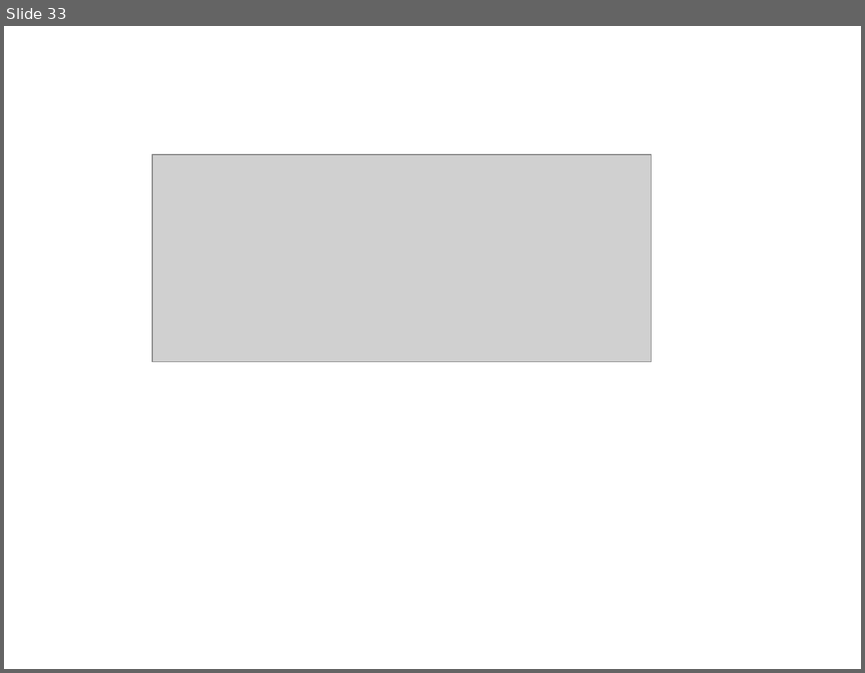
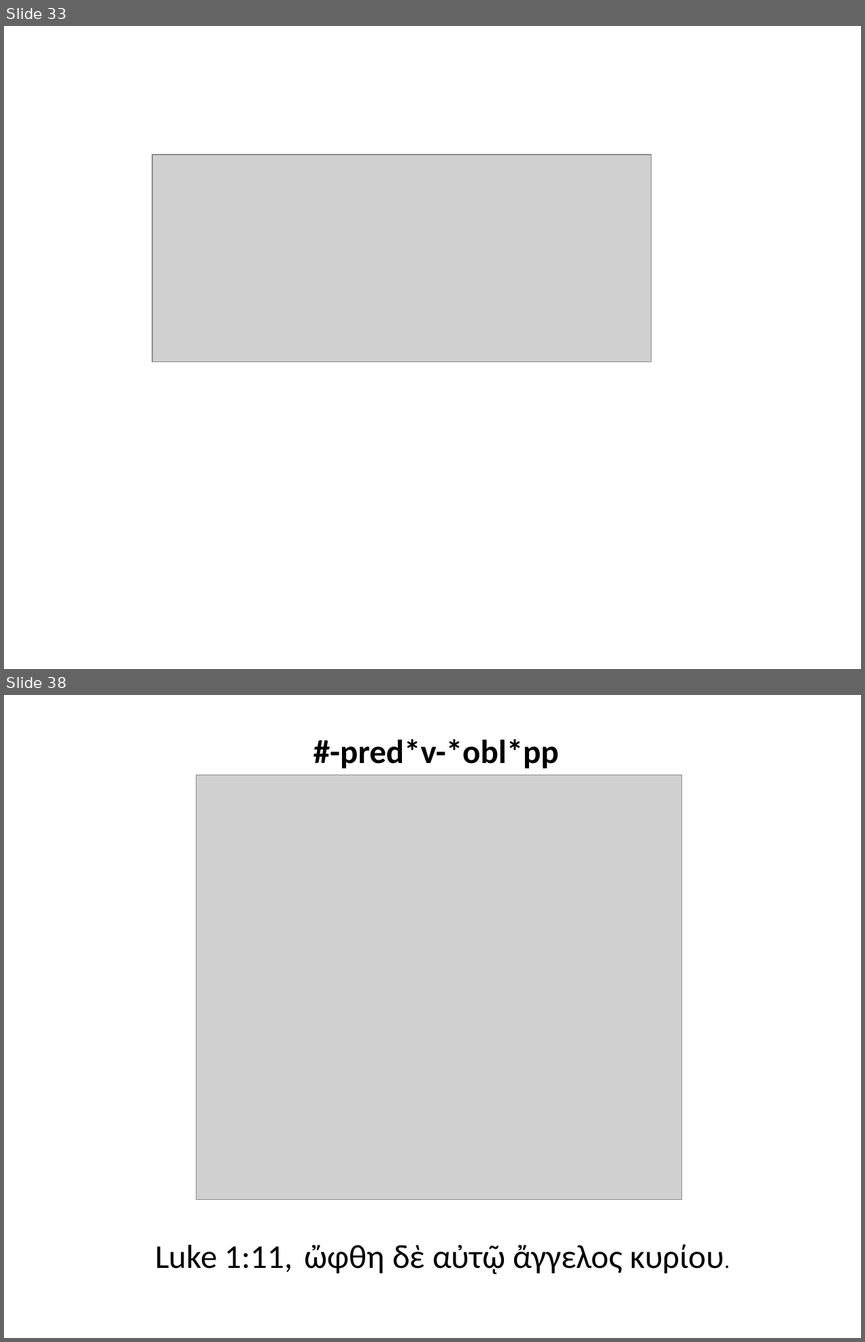
Before and after one commit to rgorman/author_attribution, a slide deck: SBL_talk/sbl_presentation.pptx. Shown one above the other, each under a label of ours: slide 33 before the commit, slides 33 and 38 after it; the slides between them are not shown. The pictures are 865x673 and 865x1342 pixels, drawn with LibreOffice and Linux fonts; fonts in the diff are those of the drawing; grey boxes stand for pictures. Boxes give left, top, right and bottom in pixels: in the first picture for what was removed or moved away, otherwise in the second. Text is boxed around its words. In the diff, an @@ line names an element or a change of style, - is before the commit and + after.

```diff
--- a/SBL_talk/sbl_presentation.pptx
+++ b/SBL_talk/sbl_presentation.pptx
@@ slide 38 added at <box>4,695,861,1338</box>, background #FFFFFF @@
@@ text added at <box>313,739,559,768</box>, 28 pt, text #000000, bold @@
+#-pred*v-*obl*pp
@@ picture added at <box>196,775,682,1200</box> @@
@@ text added at <box>155,1244,724,1274</box>, 28 pt, text #000000 @@
+Luke 1:11, ὤφθη δὲ αὐτῷ ἄγγελος κυρίου.
```
Also in this commit, not shown: 4 other slides added, 4 other files.
